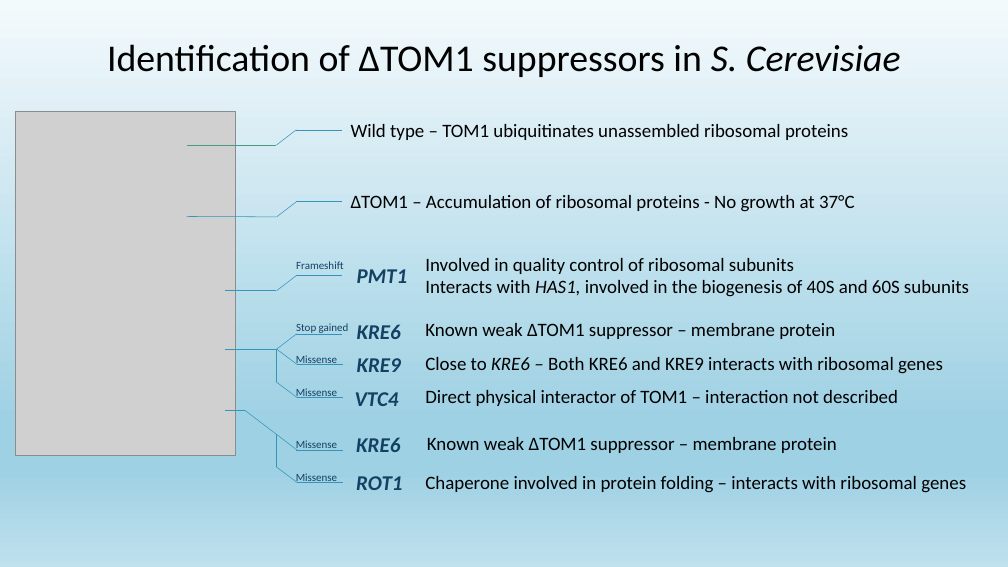
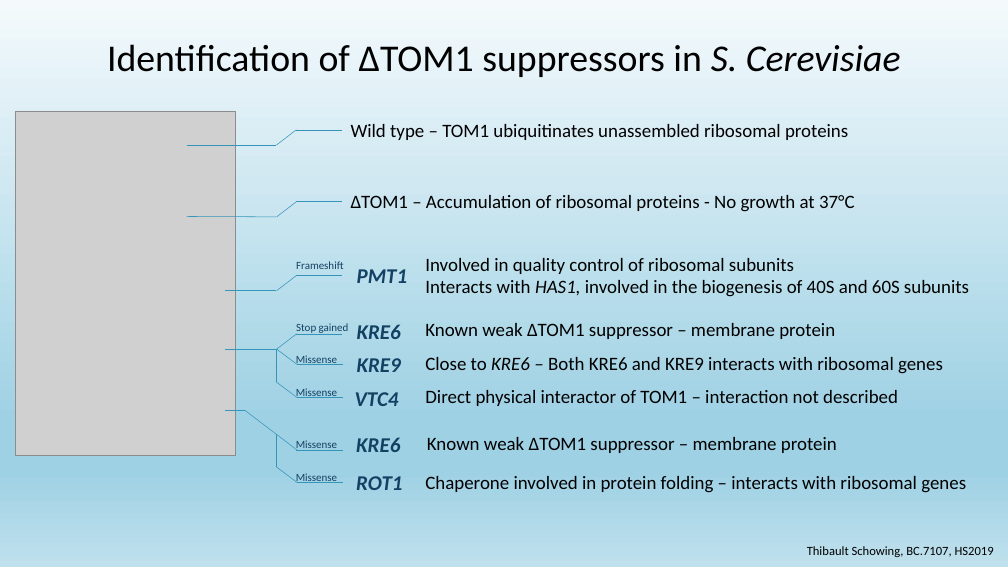
Before and after one commit to ThibaultSchowing/bioinfo_insillico, a slide deck: slide 1 of Presentation/BC7107_Schowing.pptx. Drawn at 1008x567 pixels with LibreOffice and Linux fonts; fonts in the diff are those of the drawing; grey boxes stand for pictures. Boxes give left, top, right and bottom in pixels: in the first picture for what was removed or moved away, otherwise in the second. Text is boxed around its words. In the diff, an @@ line names an element or a change of style, - is before the commit and + after.

```diff
--- a/Presentation/BC7107_Schowing.pptx
+++ b/Presentation/BC7107_Schowing.pptx
@@ line (187, 145) - (277, 145): stroke #4A9B83 1 pt to #3494BA 0.5 pt @@
@@ text added at [807, 546, 994, 557], 12 pt, text #000000 @@
+Thibault Schowing, BC.7107, HS2019
```
Also in this commit, not shown: 2 other slides changed, 7 other files.
